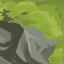
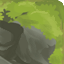
Layered file, before and after one edit (64x64). Changes by layer:
removed layer "Highlights" over bbox(0, 0, 64, 64)
painted on "TabletopBadges_02.PNG" over bbox(0, 0, 64, 64)
